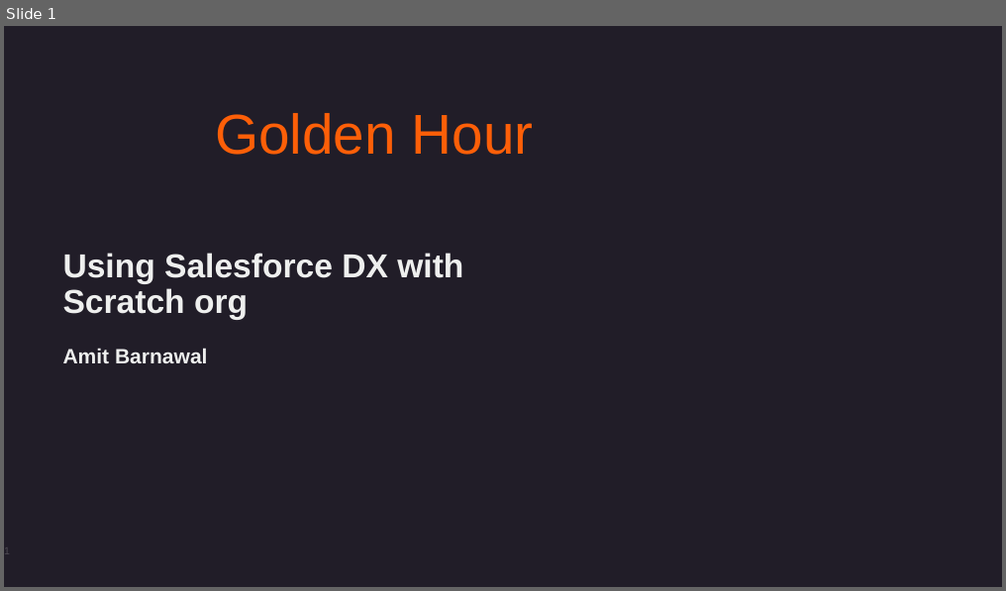
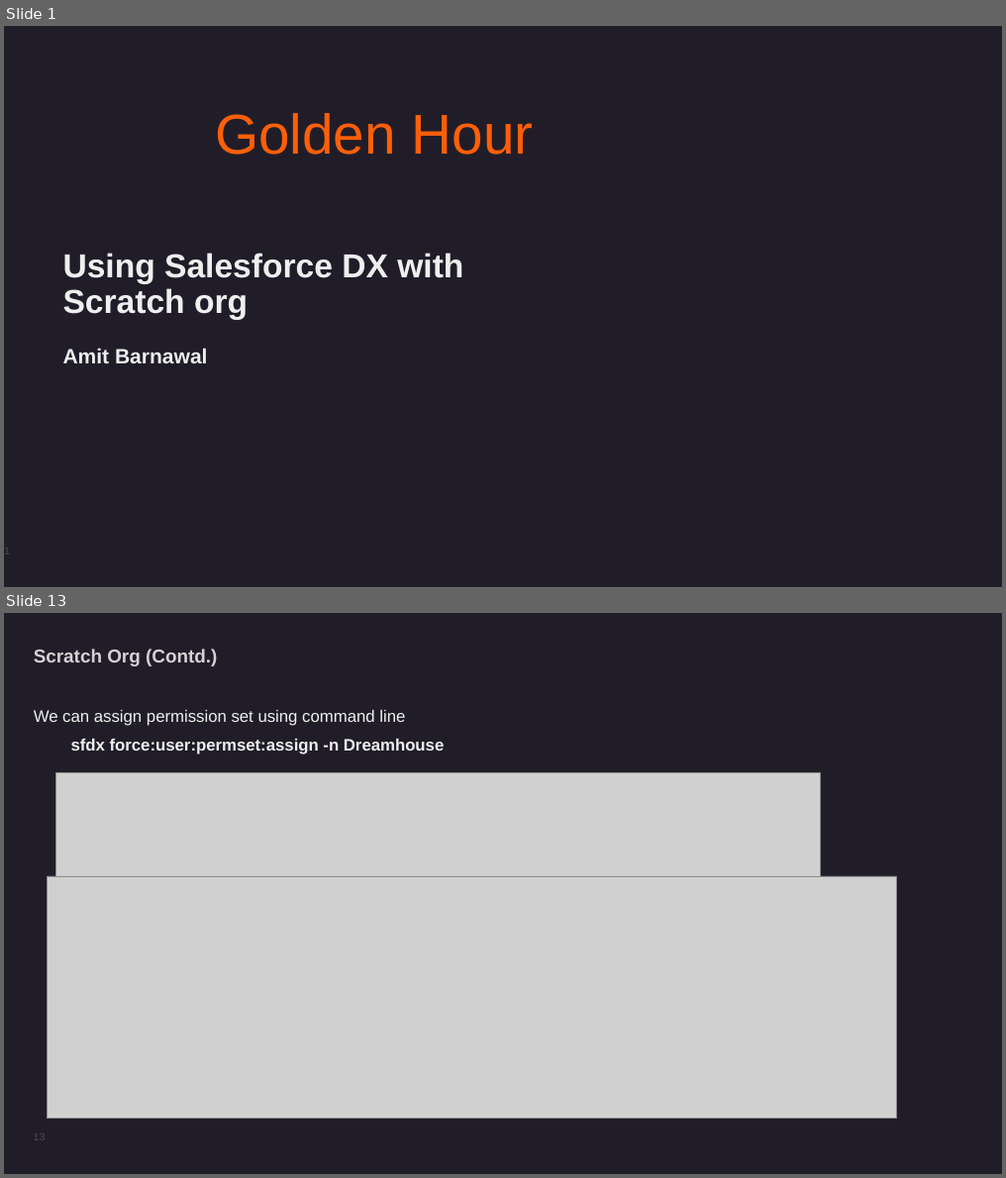
Before and after one commit to novamit/PSL_ScratchOrg, a slide deck: Using Salesforce DX with Scratch org-Amit Barnawal-06072021.pptx. Shown one above the other, each under a label of ours: slide 1 before the commit, slides 1 and 13 after it; the slides between them are not shown. The pictures are 1006x591 and 1006x1178 pixels, drawn with LibreOffice and Linux fonts; fonts in the diff are those of the drawing; grey boxes stand for pictures; background and template pictures are left out. Boxes give left, top, right and bottom in pixels: in the first picture for what was removed or moved away, otherwise in the second. Text is boxed around its words. In the diff, an @@ line names an element or a change of style, - is before the commit and + after.

```diff
--- a/Using Salesforce DX with Scratch org-Amit Barnawal-06072021.pptx
+++ b/Using Salesforce DX with Scratch org-Amit Barnawal-06072021.pptx
@@ slide 13 added at <box>4,613,1002,1174</box>, background #211D28 @@
@@ title added at <box>34,649,217,666</box>, 18 pt, text #D3D1D4, bold @@
+Scratch Org (Contd.)
@@ text added at <box>34,710,444,755</box>, 16 pt, text #EEEFEE, bold @@
+We can assign permission set using command line
+  sfdx force:user:permset:assign -n Dreamhouse
@@ picture added at <box>55,773,820,876</box> @@
@@ picture added at <box>48,876,896,1119</box> @@
@@ page number added at <box>34,1134,46,1141</box>, 10 pt, text #4E4A53 @@
+13
```
Also in this commit, not shown: 4 slides changed, 18 other slides added, 2 slides removed.
